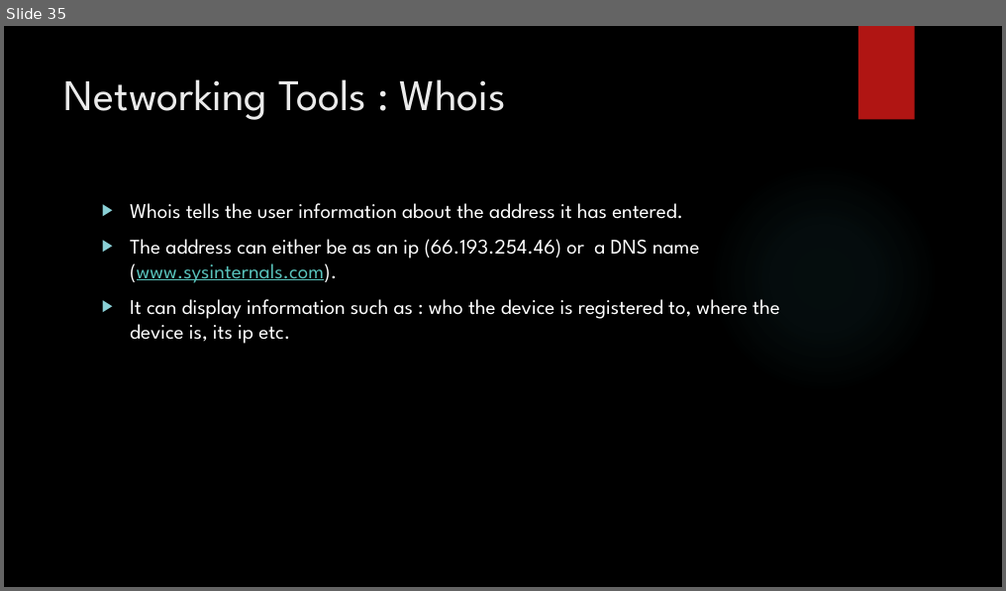
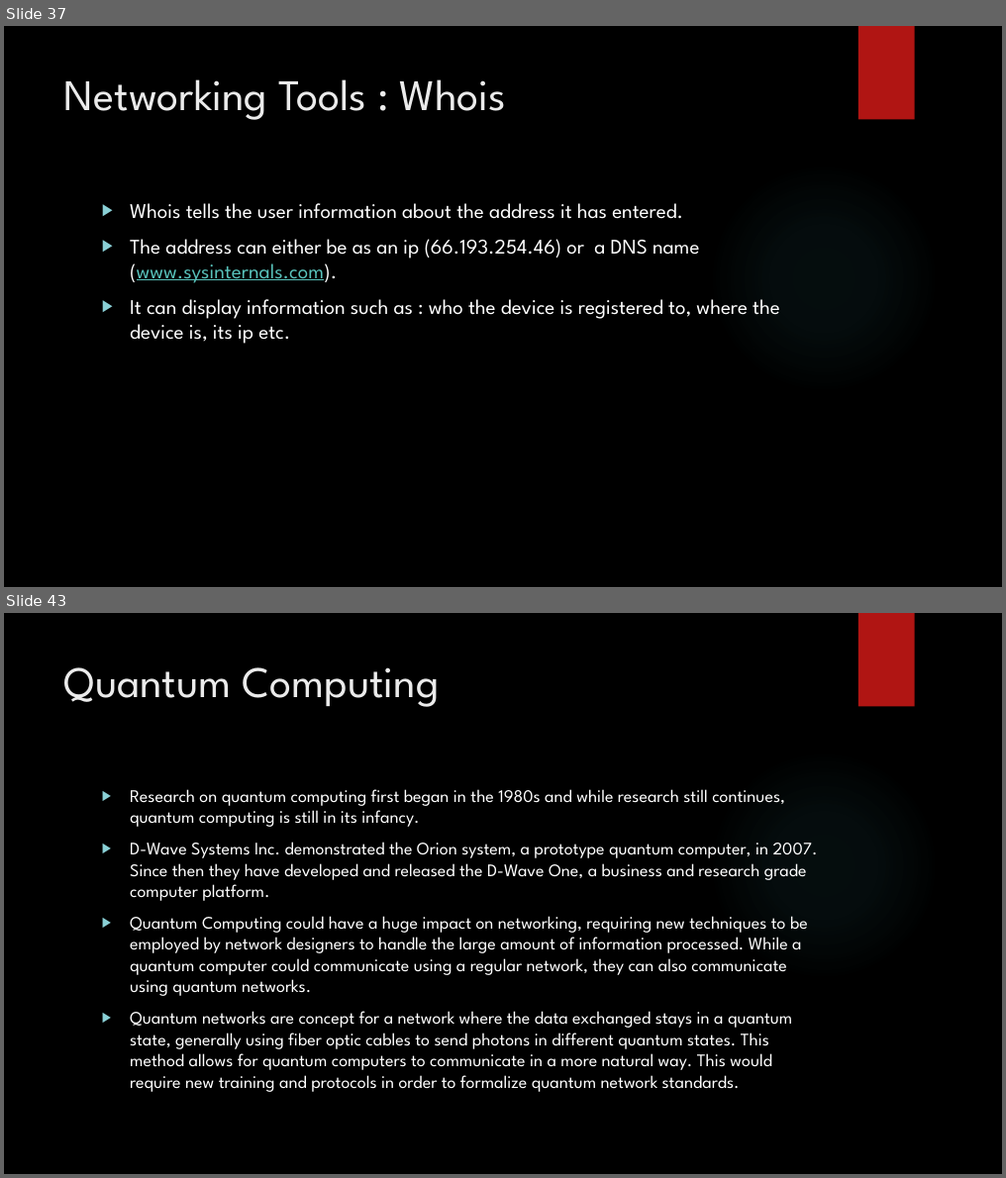
Before and after one commit to SimonLight001/College, a slide deck: Unit 5/Assignment 1/Unit 5 presentation for P1,2,3,M1.pptx. Shown one above the other, each under a label of ours: slide 35 before the commit, slides 37 and 43 after it; the slides between them are not shown. The pictures are 1006x591 and 1006x1178 pixels, drawn with LibreOffice and Linux fonts; fonts in the diff are those of the drawing; background and template pictures are left out. Boxes give left, top, right and bottom in pixels: in the first picture for what was removed or moved away, otherwise in the second. Text is boxed around its words. In the diff, an @@ line names an element or a change of style, - is before the commit and + after.

```diff
--- a/Unit 5/Assignment 1/Unit 5 presentation for P1,2,3,M1.pptx
+++ b/Unit 5/Assignment 1/Unit 5 presentation for P1,2,3,M1.pptx
@@ slide 43 added at box(4, 613, 1002, 1174), background picture (left out); not listed: 2 template elements that a slide beside it also shows @@
@@ title added at box(64, 667, 440, 707), 42 pt, text #EBEBEB @@
+Quantum Computing
@@ text added at box(130, 789, 818, 1092), 17 pt, text #FFFFFF @@
+▶ Research on quantum computing first began in the 1980s and while research still continues, quantum computing is still in its infancy.
+▶ D-Wave Systems Inc. demonstrated the Orion system, a prototype quantum computer, in 2007. Since then they have developed and released the D-Wave One, a business and research grade computer platform.
+▶ Quantum Computing could have a huge impact on networking, requiring new techniques to be employed by network designers to handle the large amount of information processed. While a quantum computer could communicate using a regular network, they can also communicate using quantum networks.
+▶ Quantum networks are concept for a network where the data exchanged stays in a quantum state, generally using fiber optic cables to send photons in different quantum states. This method allows for quantum computers to communicate in a more natural way. This would require new training and protocols in order to formalize quantum network standards.
@@ what was slide 35 is now slide 37 @@
```
Also in this commit, not shown: 3 slides changed, 10 other slides added, 5 slides removed, 21 other files.
